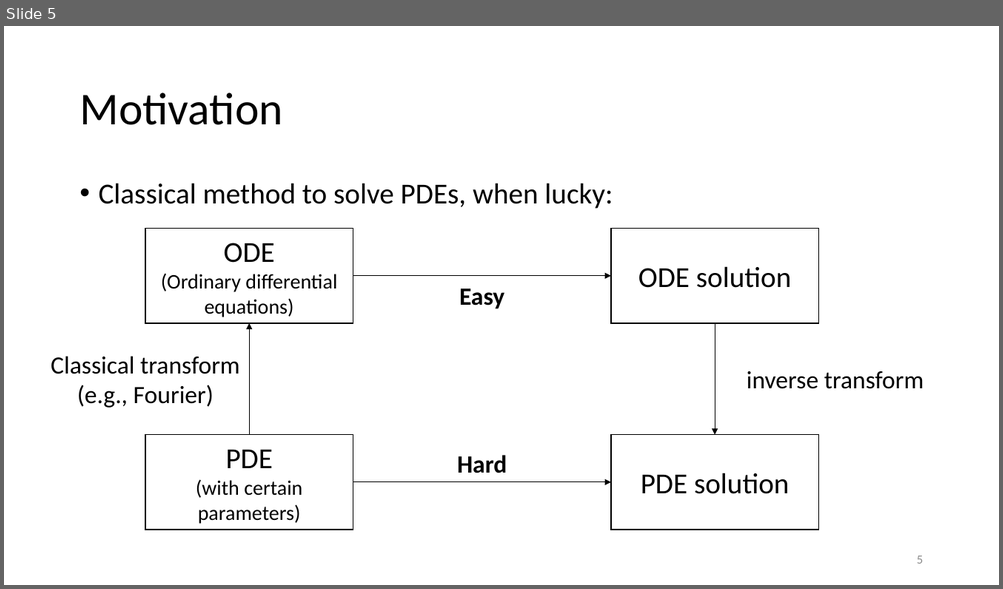
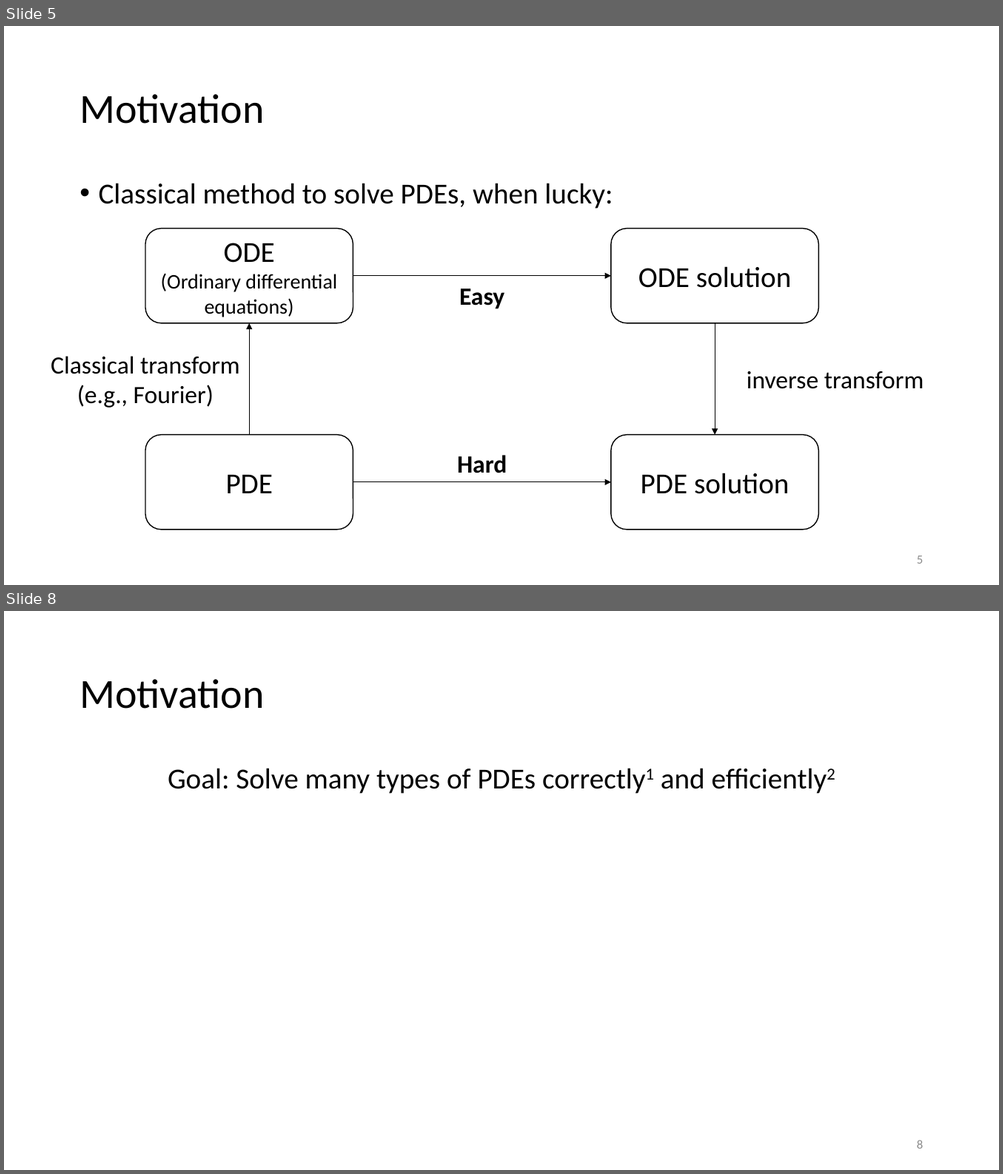
Before and after one commit to largecats/capstone-project, a slide deck: presentation/presentation.pptx. Shown one above the other, each under a label of ours: slide 5 before the commit, slides 5 and 8 after it; the slides between them are not shown. The pictures are 1003x589 and 1003x1174 pixels, drawn with LibreOffice and Linux fonts; fonts in the diff are those of the drawing. Boxes give left, top, right and bottom in pixels: in the first picture for what was removed or moved away, otherwise in the second. Text is boxed around its words. In the diff, an @@ line names an element or a change of style, - is before the commit and + after.

```diff
--- a/presentation/presentation.pptx
+++ b/presentation/presentation.pptx
@@ slide 8 added at box(4, 611, 999, 1170), background #FFFFFF @@
@@ title added at box(79, 679, 264, 709), 40 pt, text #000000 @@
+Motivation
@@ text added at box(168, 768, 705, 794), 28 pt, text #000000 @@
+Goal: Solve many types of PDEs correctly1 and efficiently2
@@ page number added at box(916, 1140, 922, 1149), 12 pt, text #8C8C8C @@
+8
@@ slide 5 changed as well @@
@@ title "Motivation" at box(79, 94, 264, 124): size 44 to 40 pt @@
@@ rectangle to rounded rectangle in 4 elements at box(145, 229, 353, 323), box(611, 435, 818, 530), box(611, 229, 818, 323), box(145, 435, 353, 530) @@
@@ text in rounded rectangle at box(196, 480, 302, 524): paragraph removed @@
-(with certain parameters)
```
Also in this commit, not shown: 4 other slides changed, 4 other slides added.
